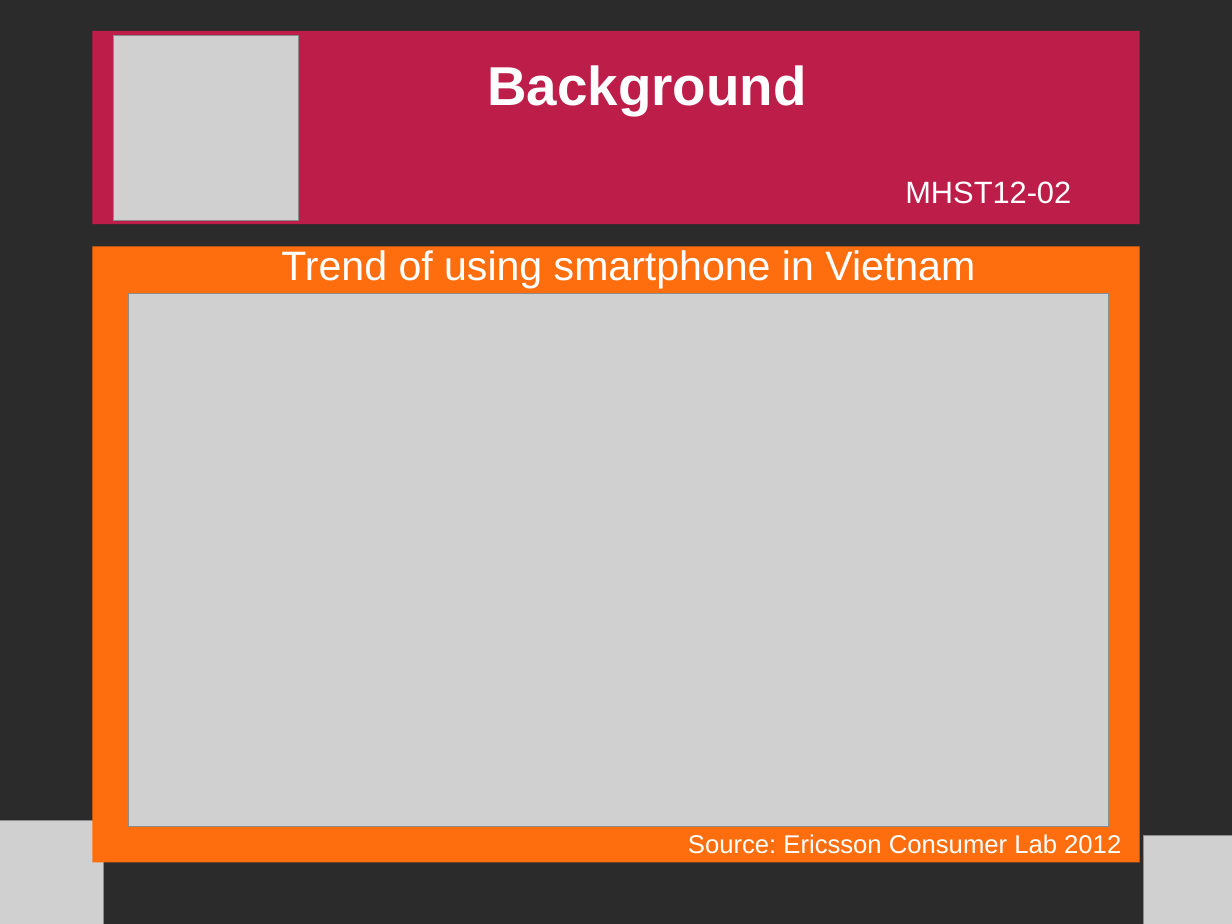
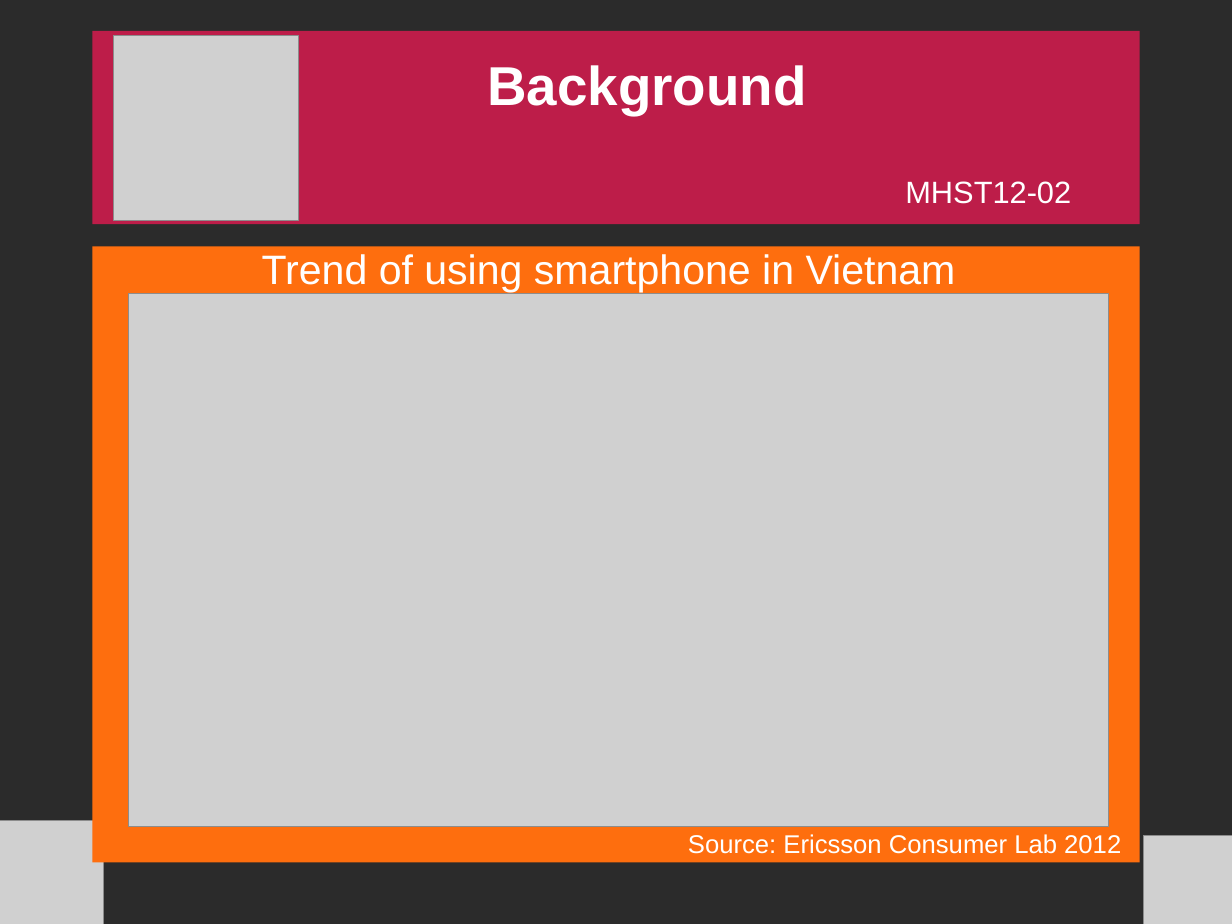
Before and after one commit to freshdocs/cmsandroid, a slide deck: slide 10 of Documents/docs/[MHST12-02] 9. Slide.odp (slide 9 before the commit). Drawn at 1232x924 pixels with LibreOffice and Linux fonts; fonts in the diff are those of the drawing; grey boxes stand for pictures; background and template pictures are left out; a plain dark background stands for a picture behind light text. Boxes give left, top, right and bottom in pixels: in the first picture for what was removed or moved away, otherwise in the second. Text is boxed around its words. In the diff, an @@ line names an element or a change of style, - is before the commit and + after.

Commit message:
Update "Open Source Trends"

```diff
--- a/Documents/docs/[MHST12-02] 9. Slide.odp
+++ b/Documents/docs/[MHST12-02] 9. Slide.odp
@@ text "Trend of using smartphone in ...": place and size @@
-text "Trend of using smartphone in ..." at (281,250,975,289)
+text "Trend of using smartphone in ..." at (262,254,956,293)
```
Also in this commit, not shown: 11 other slides changed, 5 slides added, 1 slide removed.
